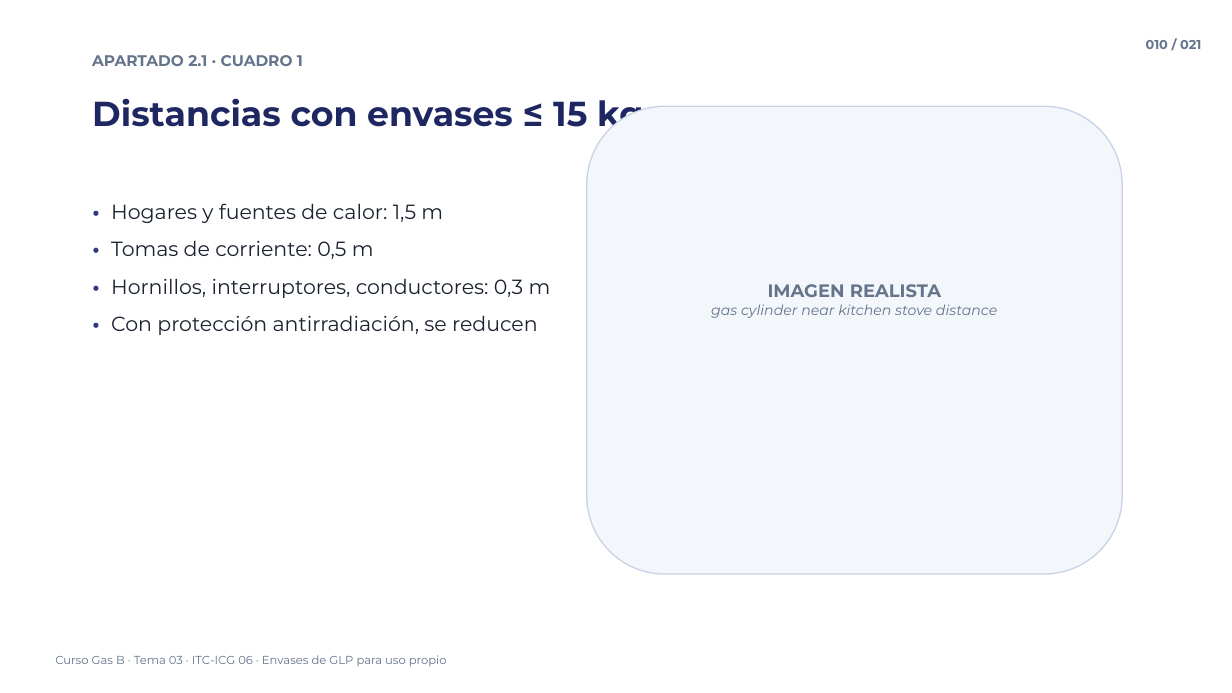
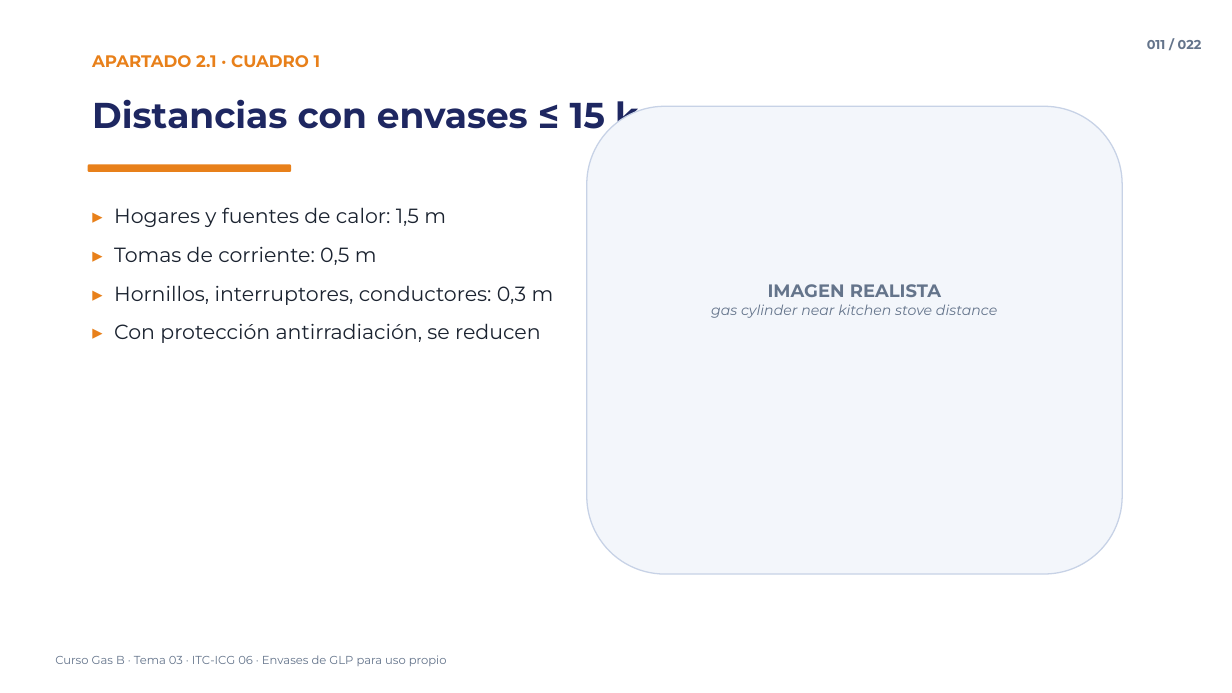
Before and after one commit to noahcuadrado-cmd/averias-frigorificas, a slide deck: slide 11 of Curso Gas B/03 - ITC-ICG 05-06 - Estaciones de servicio y envases GLP uso propio/03 - ITC-ICG 05-06 - Estaciones de servicio y envases GLP uso propio - Vídeo 2.pptx (slide 10 before the commit). Drawn at 1232x693 pixels with LibreOffice and Linux fonts; fonts in the diff are those of the drawing. Boxes give left, top, right and bottom in pixels: in the first picture for what was removed or moved away, otherwise in the second. Text is boxed around its words. In the diff, an @@ line names an element or a change of style, - is before the commit and + after.

```diff
--- a/Curso Gas B/03 - ITC-ICG 05-06 - Estaciones de servicio y envases GLP uso propio/03 - ITC-ICG 05-06 - Estaciones de servicio y envases GLP uso propio - Vídeo 2.pptx
+++ b/Curso Gas B/03 - ITC-ICG 05-06 - Estaciones de servicio y envases GLP uso propio/03 - ITC-ICG 05-06 - Estaciones de servicio y envases GLP uso propio - Vídeo 2.pptx
@@ text "APARTADO 2.1 · CUADRO 1" at box(92, 55, 321, 68): size 12 to 13 pt, text colour #64748B to #E8801A @@
@@ text at box(1147, 40, 1202, 49): text changed @@
-010 / 021
+011 / 022
@@ text "Distancias con envases ≤ 15 ..." at box(92, 99, 663, 137): size 27 to 28 pt @@
@@ rounded rectangle added at box(88, 165, 291, 172), fill #E8801A @@
@@ text at box(114, 207, 554, 343): text changed @@
-• Hogares y fuentes de calor: 1,5 m
-• Tomas de corriente: 0,5 m
-• Hornillos, interruptores, conductores: 0,3 m
-• Con protección antirradiación, se reducen
+▸ Hogares y fuentes de calor: 1,5 m
+▸ Tomas de corriente: 0,5 m
+▸ Hornillos, interruptores, conductores: 0,3 m
+▸ Con protección antirradiación, se reducen
```
Also in this commit, not shown: 20 other slides changed, 1 slide added, 49 other files.
